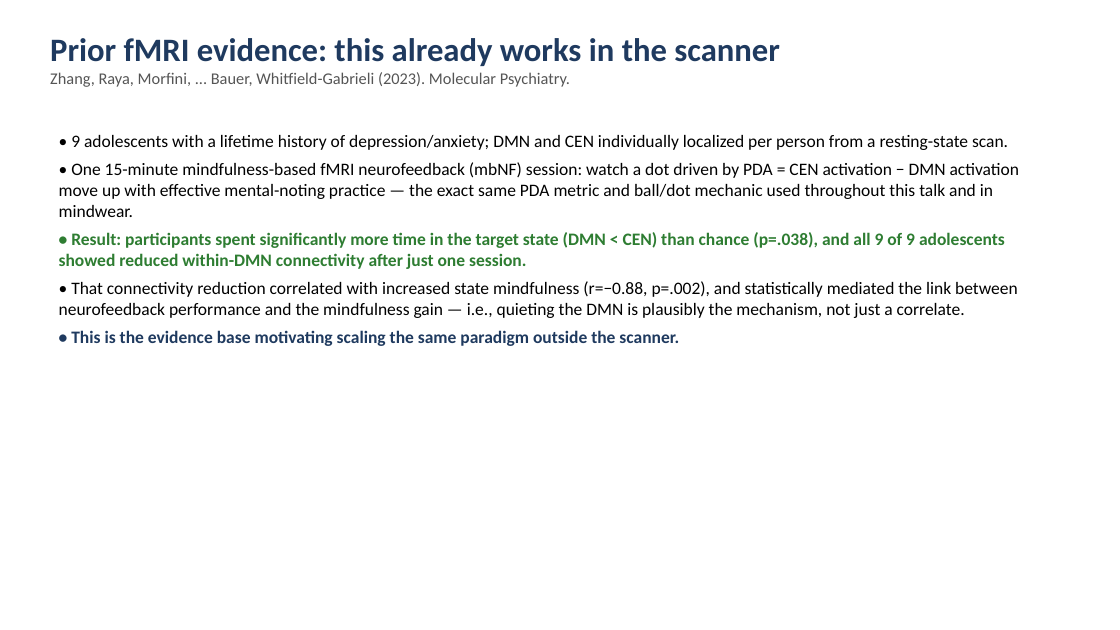
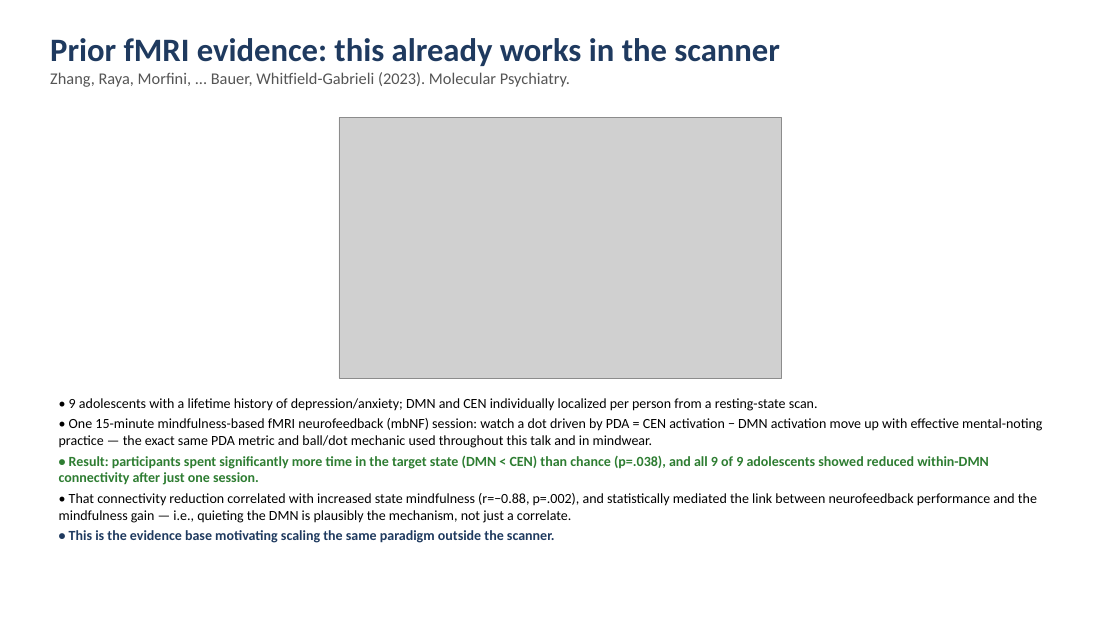
Before and after one commit to cccbauer/dmnelf, a slide deck: slide 7 of analysis/fingerprint/19_fingerprint/efp_meirhasson/Fingerprint_20260902.pptx. Drawn at 1120x630 pixels with LibreOffice and Linux fonts; fonts in the diff are those of the drawing; grey boxes stand for pictures. Boxes give left, top, right and bottom in pixels: in the first picture for what was removed or moved away, otherwise in the second. Text is boxed around its words. In the diff, an @@ line names an element or a change of style, - is before the commit and + after.

```diff
--- a/analysis/fingerprint/19_fingerprint/efp_meirhasson/Fingerprint_20260902.pptx
+++ b/analysis/fingerprint/19_fingerprint/efp_meirhasson/Fingerprint_20260902.pptx
@@ picture added at (339, 118, 781, 378) @@
@@ text "• 9 adolescents with a ...": place and size @@
-text "• 9 adolescents with a ..." at (59, 135, 1020, 346)
+text "• 9 adolescents with a ..." at (59, 398, 1042, 543)
@@ text "• 9 adolescents with a ..." at (59, 398, 1042, 543): size 15 to 12 pt; less space between paragraphs @@
```
Also in this commit, not shown: 3 other slides changed, 2 slides added, 16 other files.
